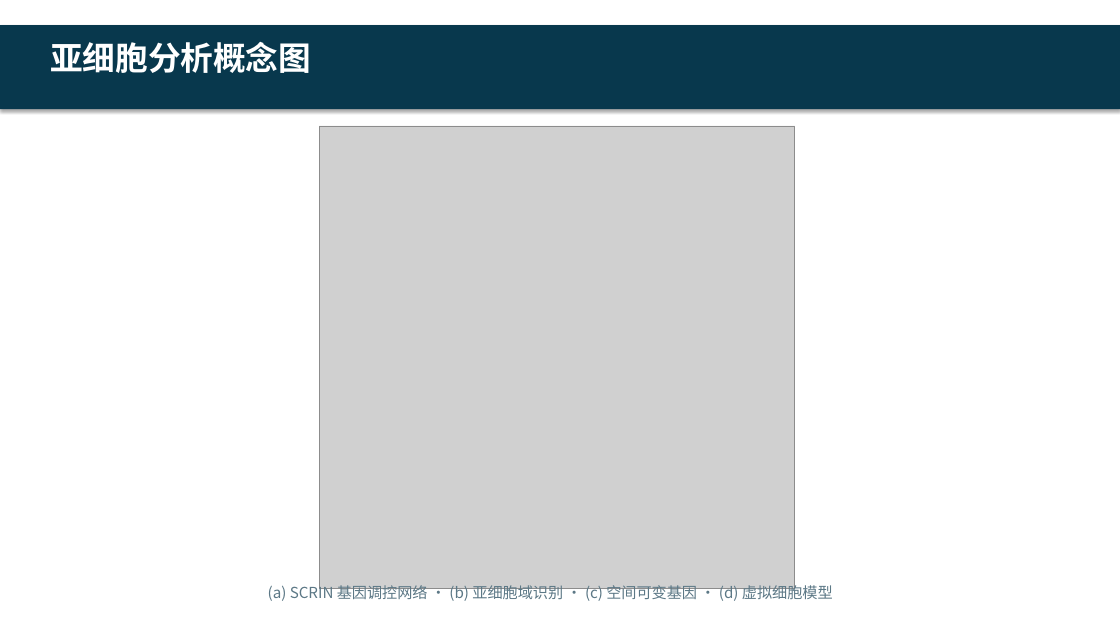
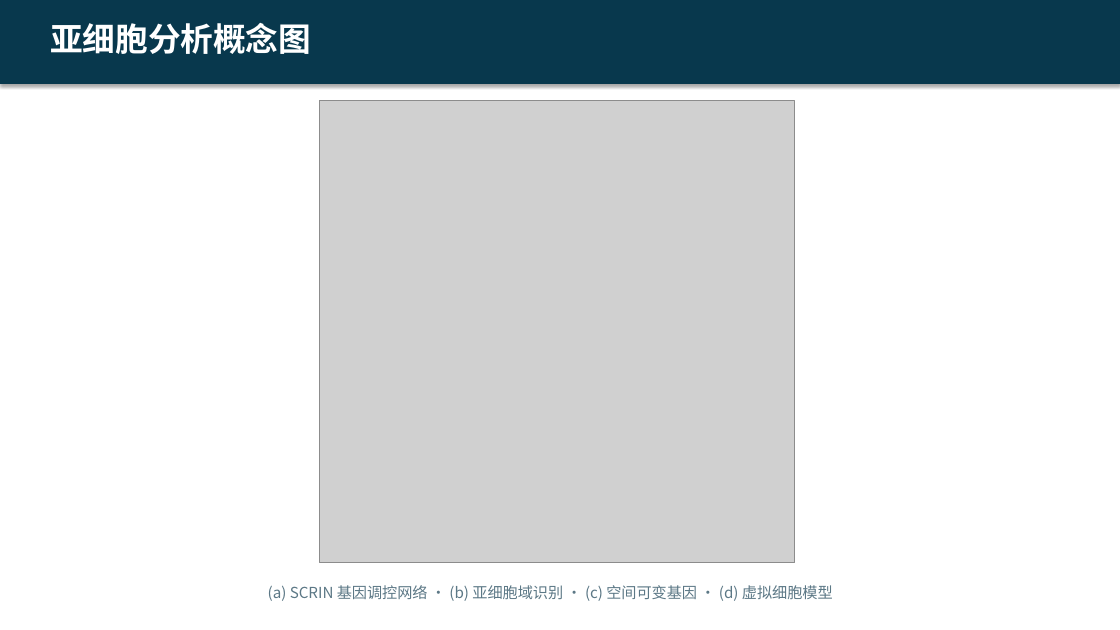
Before and after one commit to zf-li23/SubCellSpace, a slide deck: slide 10 of report/SubCellSpace_Presentation.pptx. Drawn at 1120x630 pixels with LibreOffice and Linux fonts; fonts in the diff are those of the drawing; grey boxes stand for pictures. Boxes give left, top, right and bottom in pixels: in the first picture for what was removed or moved away, otherwise in the second. Text is boxed around its words. In the diff, an @@ line names an element or a change of style, - is before the commit and + after.

```diff
--- a/report/SubCellSpace_Presentation.pptx
+++ b/report/SubCellSpace_Presentation.pptx
@@ rectangle moved from (x1=0, y1=25, x2=1120, y2=109) to (x1=0, y1=0, x2=1120, y2=84) @@
@@ text "亚细胞分析概念图" moved from (x1=50, y1=42, x2=311, y2=73) to (x1=50, y1=23, x2=311, y2=54) @@
@@ picture moved from (x1=319, y1=126, x2=795, y2=588) to (x1=319, y1=101, x2=795, y2=563) @@
```
Also in this commit, not shown: 10 other slides changed, 1 other file.
